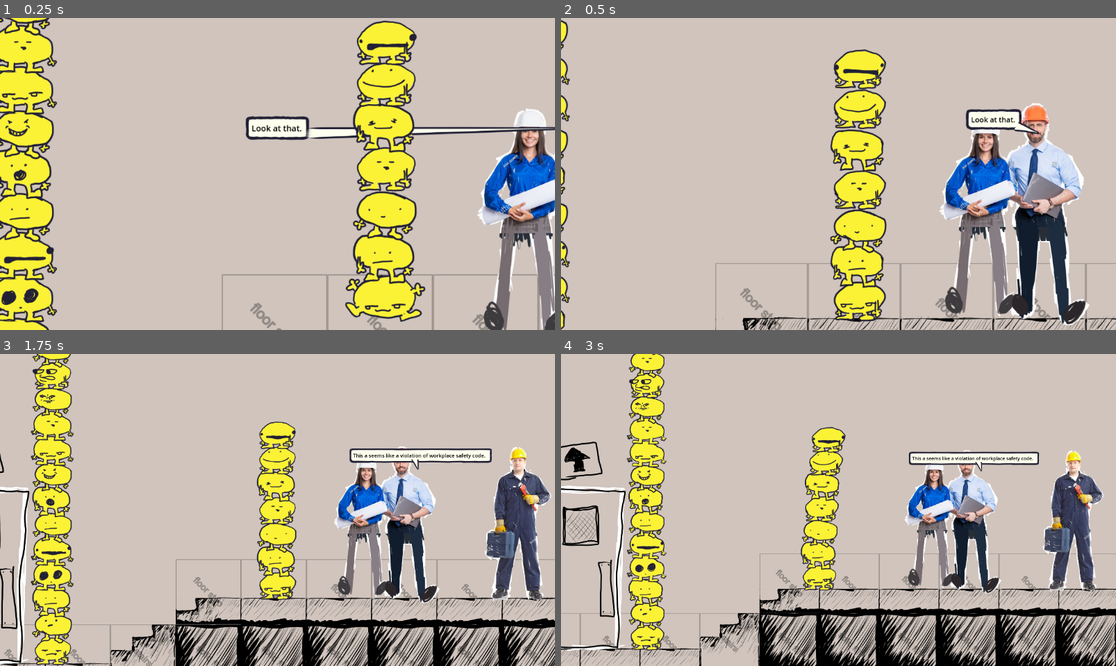
Above: before the commit, frames 1-4 (two rows, left to right).
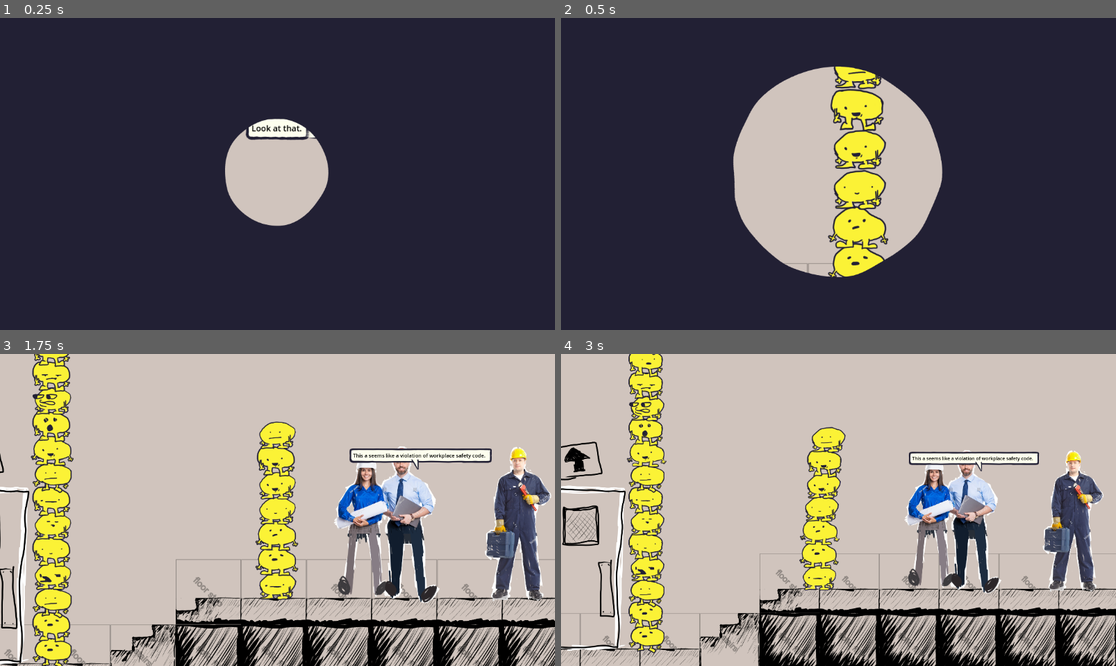
Above: after the commit, the same moments.

Repository: JCoMcL/gourt-game
Game: Godot game, scene res://level/level-container.tscn
Two runs of this game, one before a commit and one after it. Both use one fixed random seed, a clock stepped at 60 frames per second and the inputs below. Before the commit the project starts from res://level/office-level.tscn.
Inputs (mouse positions are in pixels of both pictures, inside the frame that each line leads up to):
- Up to frame 1 (0.25 s): no input
- Up to frame 2 (0.5 s): no input
- Up to frame 3 (1.75 s): drag from (455, 550) to (333, 441) at 0.52 s; drag from (538, 525) to (249, 572) at 1.27 s
- Up to frame 4 (3 s): move the mouse to (894, 441) at 2.02 s; hold Left (go left) 2.03-2.75 s; hold Mouse wheel down (move equipment down) 2.03-2.75 s; drag from (810, 572) to (993, 506) at 2.77 s

The runs differ from the first frame. In frame 1, 92% of the frame differs, in the area x 0-100%, y 0-100%; in frame 2, 80%; in frame 3, 3.8%; in frame 4, 3.3%.

Commit message:
add a level container to transition levels and get the game over level reset working

Diff:
--- a/level/curtain.gd
+++ b/level/curtain.gd
@@ -17,11 +17,11 @@
 	current_tween = create_tween()
 	return current_tween
 
-func close(specific_duration = duration):
-	new_tween().tween_method(set_openness, get_openness(), 0.0, specific_duration * get_openness())
-func open(specific_duration = duration):
-	new_tween().tween_method(set_openness, get_openness(), 1.0, specific_duration* (1.0 - get_openness()))
-
-func _ready():
-	set_openness(0.0)
-	open(1)
+func close(specific_duration = duration) -> Tween:
+	var t = new_tween()
+	t.tween_method(set_openness, get_openness(), 0.0, specific_duration * get_openness())
+	return t
+func open(specific_duration = duration) -> Tween:
+	var t = new_tween()
+	t.tween_method(set_openness, get_openness(), 1.0, specific_duration* (1.0 - get_openness()))
+	return t
--- /dev/null
+++ b/level/level-container.gd
@@ -0,0 +1,21 @@
+extends Node2D
+class_name LevelContainer
+@export var current_level_scene: PackedScene
+var current_level: Node
+
+func _ready():
+	if not current_level and current_level_scene:
+		load_scene(current_level_scene)
+	$Overlay/Curtain.open(2)
+
+func load_scene(scn: PackedScene):
+	if current_level:
+		current_level.queue_free()
+		remove_child(current_level)
+	current_level_scene = scn
+	current_level = scn.instantiate()
+	add_child(current_level)
+	$Overlay/Curtain.open()
+
+func reset_level():
+	$Overlay/Curtain.close().tween_callback(load_scene.bind(current_level_scene))
--- /dev/null
+++ b/level/level-container.tscn
@@ -0,0 +1,41 @@
+[gd_scene load_steps=8 format=3 uid="uid://bp7w0rbvscf1"]
+
+[ext_resource type="Script" uid="uid://cy3lpj00ijf0" path="res://level/level-container.gd" id="1_2bolc"]
+[ext_resource type="PackedScene" uid="uid://b57lobk2dccaj" path="res://level/office-level.tscn" id="2_8r3cm"]
+[ext_resource type="Shader" uid="uid://mqwxsmjr1l7f" path="res://ui/curtains/curtain.gdshader" id="2_ukkco"]
+[ext_resource type="Script" uid="uid://d4nybgrjevcxy" path="res://level/curtain.gd" id="3_8r3cm"]
+
+[sub_resource type="FastNoiseLite" id="FastNoiseLite_44x8d"]
+noise_type = 0
+seed = 2
+frequency = 0.0009
+metadata/_preview_in_3d_space_ = true
+
+[sub_resource type="NoiseTexture2D" id="NoiseTexture2D_1axx8"]
+seamless = true
+bump_strength = 6.4
+normalize = false
+noise = SubResource("FastNoiseLite_44x8d")
+
+[sub_resource type="ShaderMaterial" id="ShaderMaterial_ivpvi"]
+shader = ExtResource("2_ukkco")
+shader_parameter/factor = 0.0
+shader_parameter/pixel_offset = Vector2(0, 0)
+shader_parameter/noise = SubResource("NoiseTexture2D_1axx8")
+shader_parameter/noise_influence = 0.36
+
+[node name="LevelContainer" type="Node2D"]
+script = ExtResource("1_2bolc")
+current_level_scene = ExtResource("2_8r3cm")
+
+[node name="Overlay" type="CanvasLayer" parent="."]
+
+[node name="Curtain" type="ColorRect" parent="Overlay"]
+material = SubResource("ShaderMaterial_ivpvi")
+anchors_preset = 15
+anchor_right = 1.0
+anchor_bottom = 1.0
+grow_horizontal = 2
+grow_vertical = 2
+color = Color(0.133333, 0.12549, 0.203922, 1)
+script = ExtResource("3_8r3cm")
--- a/player.gd
+++ b/player.gd
@@ -15,7 +15,7 @@
 @export_range(1, 10) var max_zoom: float = 1
 
 func valid_actor(a: Actor) -> bool:
-	return a and is_instance_valid(a)
+	return a and is_instance_valid(a) and a is Actor
 
 func _ready():
 	#move to bottom of tree to recieve inputs first among siblings.
@@ -114,6 +114,7 @@
 
 func game_over():
 	print("Goodbye World!") #TODO actual game-over
+	Yute.get_level_container(self).reset_level()
 
 func nominate(a: Actor) -> bool:
 	if not a:
--- a/project.godot
+++ b/project.godot
@@ -11,7 +11,7 @@
 [application]
 
 config/name="Guort Game"
-run/main_scene="uid://b57lobk2dccaj"
+run/main_scene="uid://bp7w0rbvscf1"
 config/features=PackedStringArray("4.4", "GL Compatibility")
 config/icon="res://icon.png"
 
--- a/tools/yute.gd
+++ b/tools/yute.gd
@@ -57,6 +57,14 @@
 
 # --- nodes ---
 
+func get_level_container(from: Node) -> Node:
+	if from is LevelContainer:
+		return from
+	if from.get_parent():
+		return get_level_container(from.get_parent())
+	else:
+		return null
+
 func find_node_by_name(root: Node, target_name: String) -> Node:
 	if root.name == target_name:
 		return root
Not shown, added: level/level-container.gd.uid
